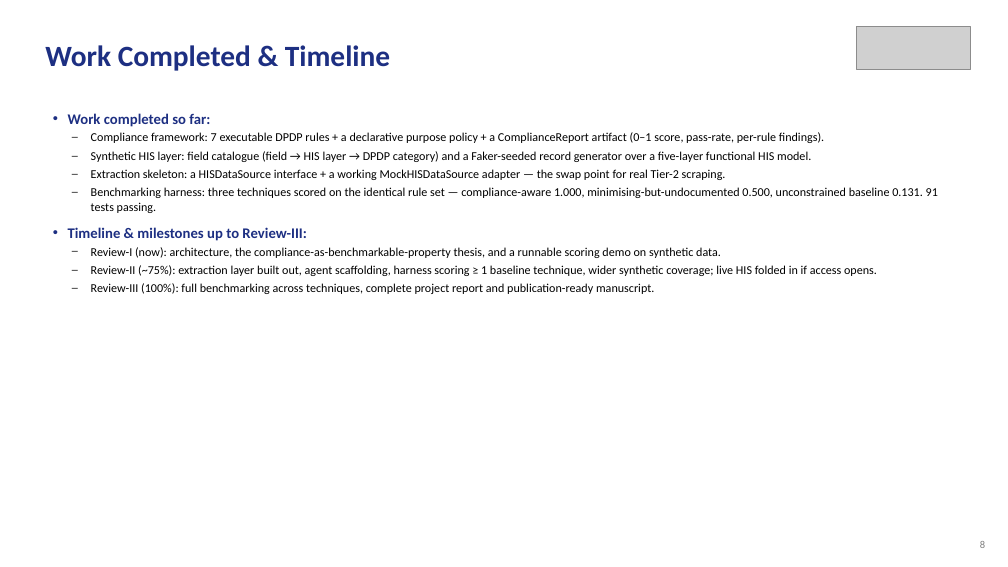
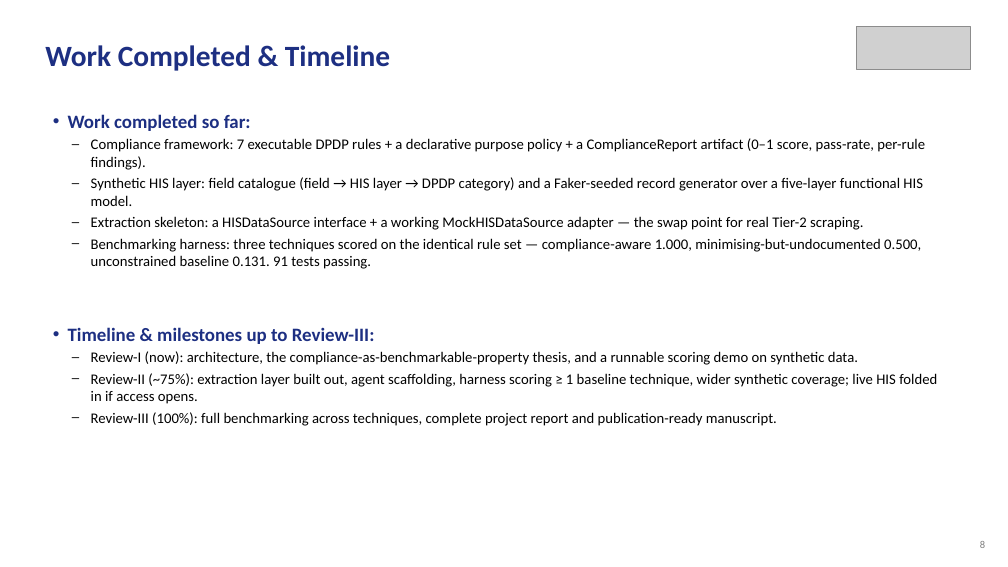
Before and after one commit to aysk1209/his-scraping-dpdp-project, a slide deck: slide 8 of Review-I.pptx. Drawn at 1008x567 pixels with LibreOffice and Linux fonts; fonts in the diff are those of the drawing; grey boxes stand for pictures. Boxes give left, top, right and bottom in pixels: in the first picture for what was removed or moved away, otherwise in the second. Text is boxed around its words. In the diff, an @@ line names an element or a change of style, - is before the commit and + after.

```diff
--- a/Review-I.pptx
+++ b/Review-I.pptx
@@ text "Work completed so far:" at box(68, 114, 937, 426): size 14 to 18 pt in "Work completed so far:", "Timeline & milestones up to Review-III:"; size 11.5 to 14 pt @@
```
